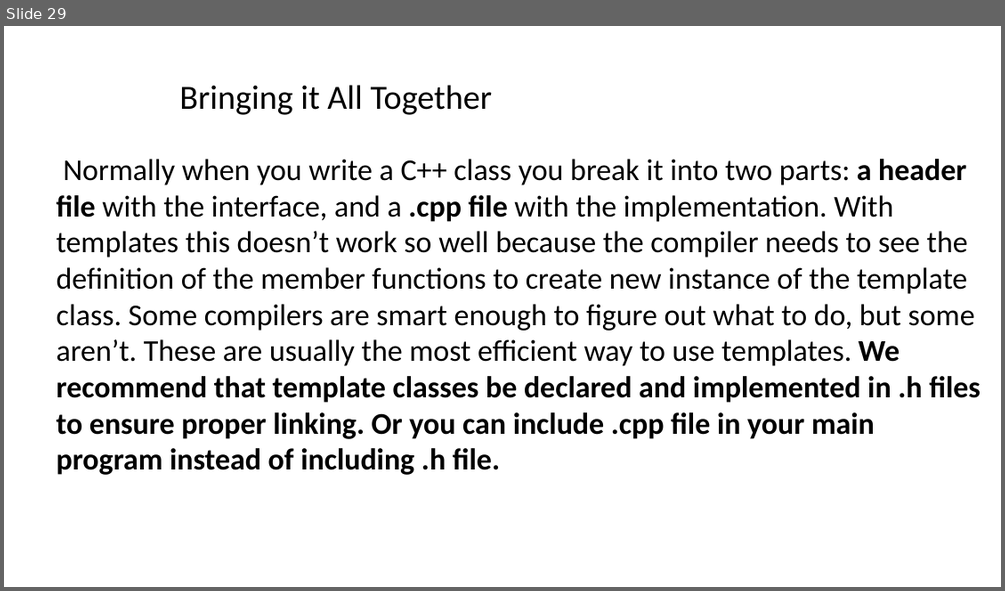
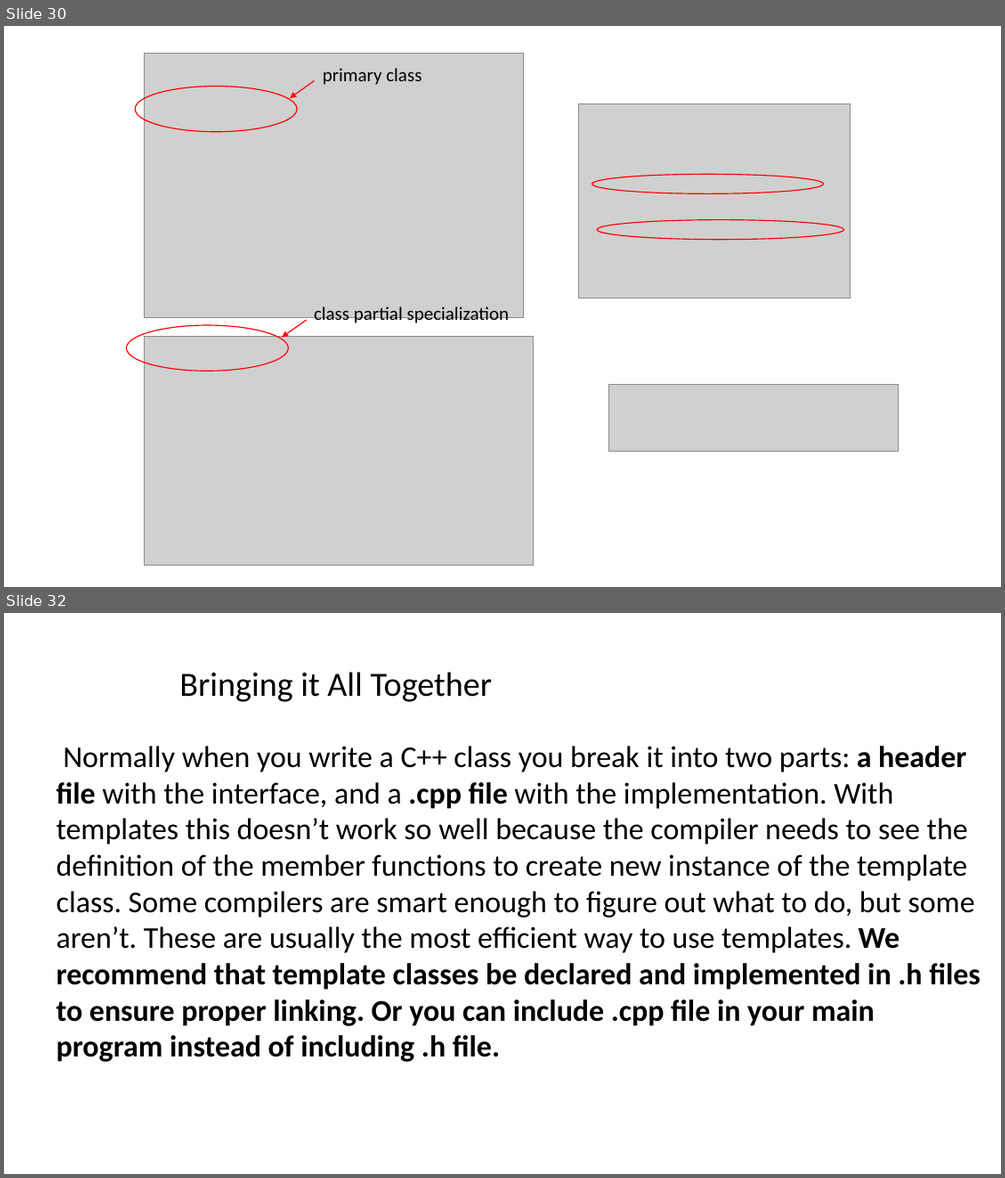
Before and after one commit to ShiqiYu/CPP, a slide deck: week13/Lab13.pptx. Shown one above the other, each under a label of ours: slide 29 before the commit, slides 30 and 32 after it; the slides between them are not shown. The pictures are 1005x591 and 1005x1178 pixels, drawn with LibreOffice and Linux fonts; fonts in the diff are those of the drawing; grey boxes stand for pictures; background and template pictures are left out. Boxes give left, top, right and bottom in pixels: in the first picture for what was removed or moved away, otherwise in the second. Text is boxed around its words. In the diff, an @@ line names an element or a change of style, - is before the commit and + after.

```diff
--- a/week13/Lab13.pptx
+++ b/week13/Lab13.pptx
@@ slide 30 added at (4,26,1001,587), background #FFFFFF @@
@@ picture added at (145,53,524,317) @@
@@ text added at (323,68,421,85), 18 pt, text #000000 @@
+primary class
@@ ellipse added at (135,86,297,131), outline #FF0000 1 pt @@
@@ arrow added from (315, 80) to (290, 98), #FF0000 1 pt @@
@@ picture added at (578,103,850,297) @@
@@ ellipse added at (591,174,824,193), outline #FF0000 1 pt @@
@@ ellipse added at (597,220,844,239), outline #FF0000 1 pt @@
@@ text added at (314,306,510,326), 18 pt, text #000000 @@
+class partial specialization
@@ ellipse added at (127,325,289,370), outline #FF0000 1 pt @@
@@ picture added at (145,337,534,565) @@
@@ arrow added from (306, 320) to (283, 338), #FF0000 1 pt @@
@@ picture added at (608,384,898,451) @@
@@ what was slide 29 is now slide 32 @@
```
Also in this commit, not shown: 6 slides changed, 12 other slides added, 9 slides removed.
